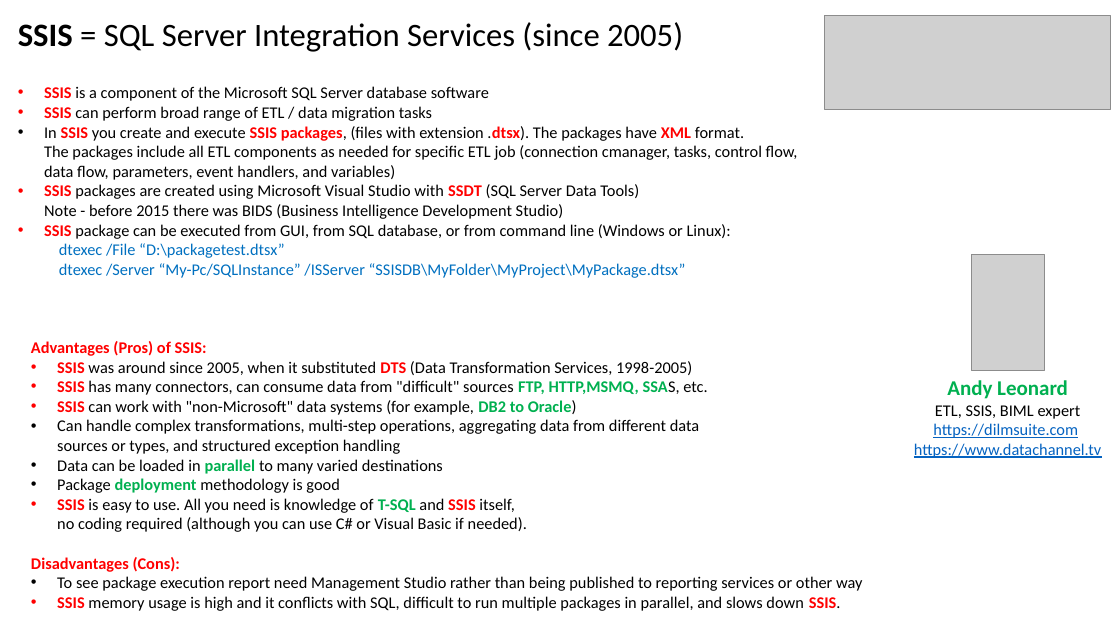
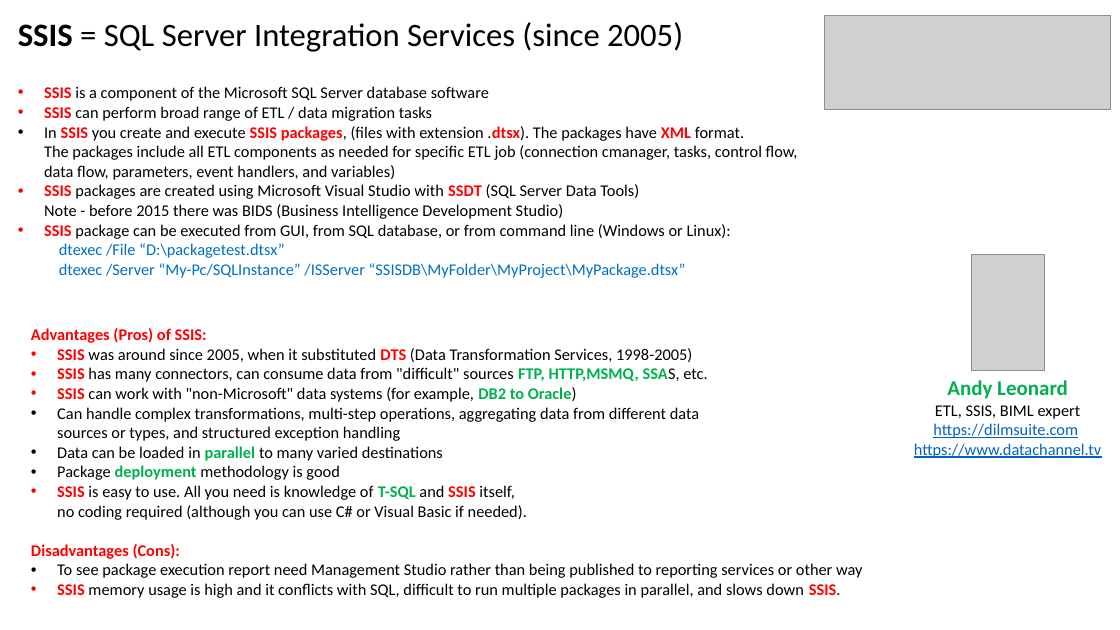
Before and after one commit to lselector/data_architect, a slide deck: slide 9 of DA_13_miscellaneous.pptx. Drawn at 1120x630 pixels with LibreOffice and Linux fonts; fonts in the diff are those of the drawing; grey boxes stand for pictures. Boxes give left, top, right and bottom in pixels: in the first picture for what was removed or moved away, otherwise in the second. Text is boxed around its words. In the diff, an @@ line names an element or a change of style, - is before the commit and + after.

```diff
--- a/DA_13_miscellaneous.pptx
+++ b/DA_13_miscellaneous.pptx
@@ text "Advantages (Pros) of SSIS:": place and size @@
-text "Advantages (Pros) of SSIS:" at (31,341,862,611)
+text "Advantages (Pros) of SSIS:" at (31,328,862,598)
```
Also in this commit, not shown: 2 other slides changed, 1 slide added.
